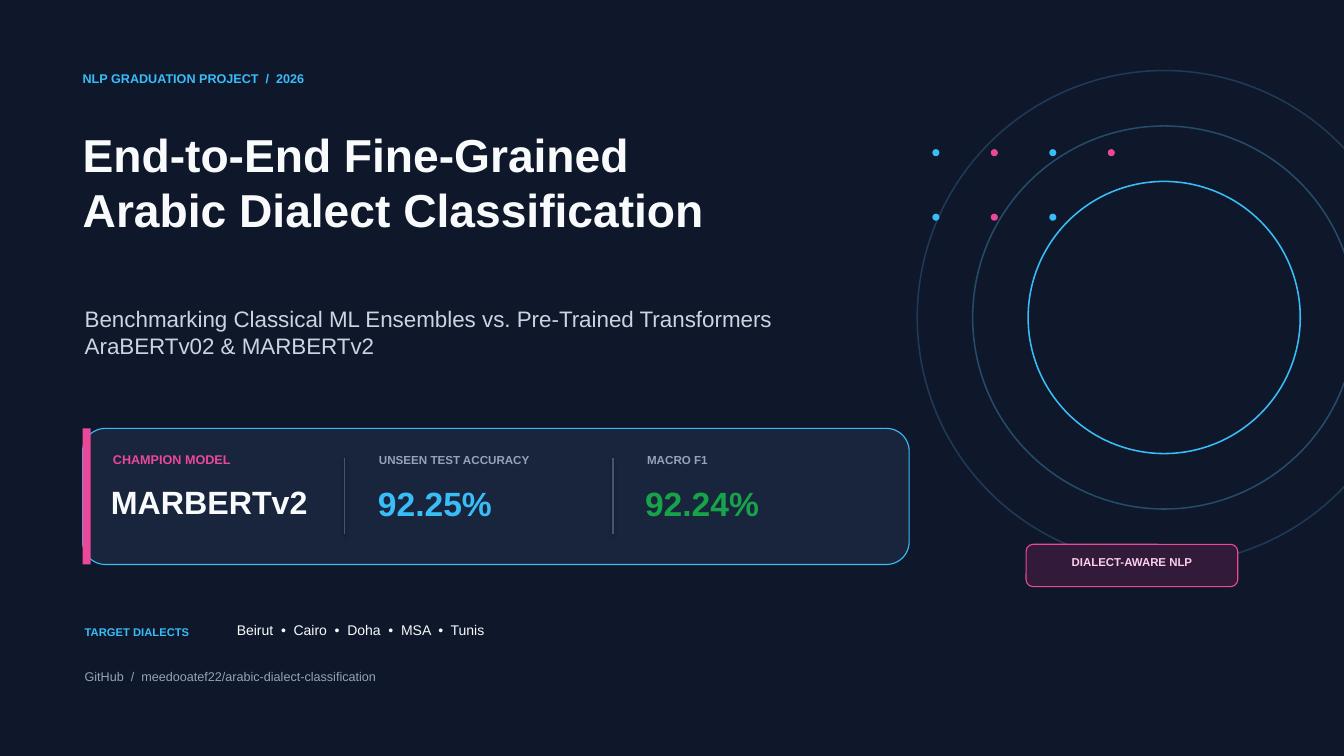
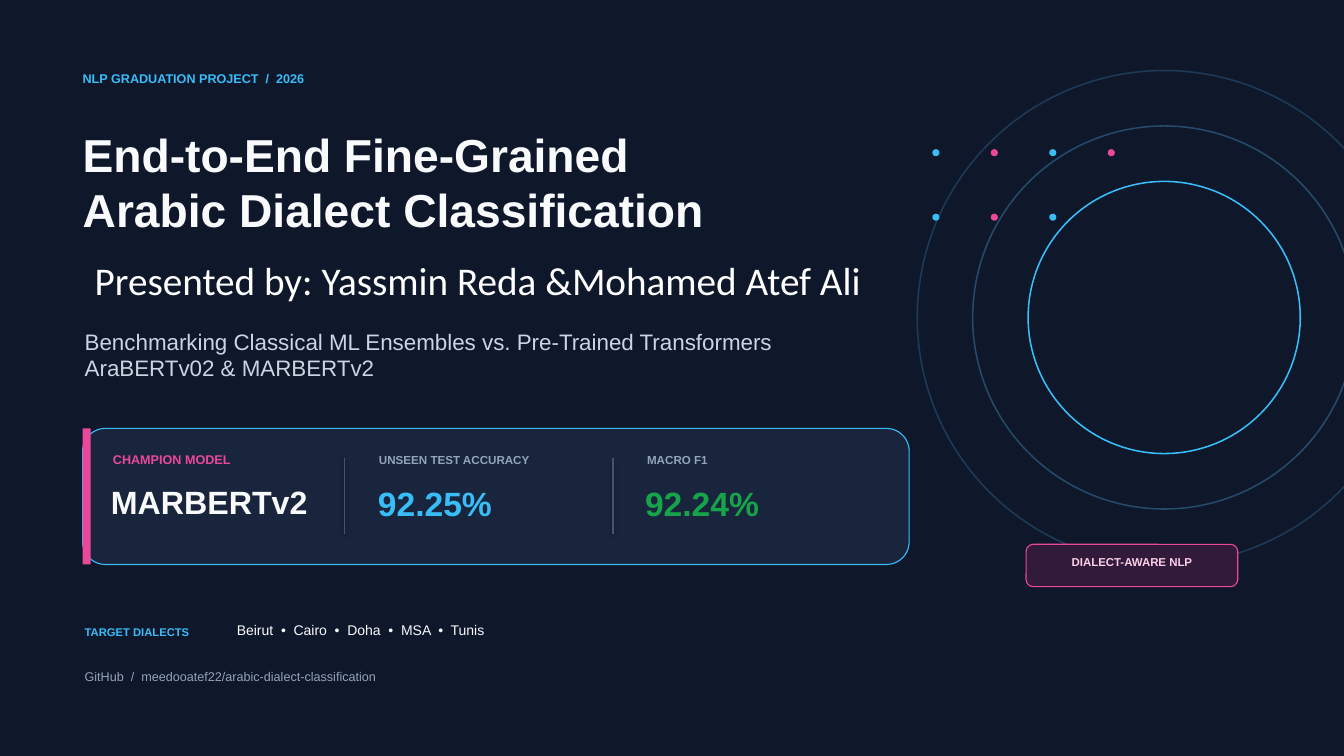
Before and after one commit to meedooatef22/arabic-dialect-classification, a slide deck: slide 1 of Arabic_Dialect_Classification_Presentation.pptx. Drawn at 1344x756 pixels with LibreOffice and Linux fonts; fonts in the diff are those of the drawing. Boxes give left, top, right and bottom in pixels: in the first picture for what was removed or moved away, otherwise in the second. Text is boxed around its words. In the diff, an @@ line names an element or a change of style, - is before the commit and + after.

```diff
--- a/Arabic_Dialect_Classification_Presentation.pptx
+++ b/Arabic_Dialect_Classification_Presentation.pptx
@@ text added at [95, 267, 861, 302], 28 pt, text #FFFFFF @@
+Presented by: Yassmin Reda &Mohamed Atef Ali
@@ text "Benchmarking Classical ML Ensembles vs. ...": place and size @@
-text "Benchmarking Classical ML Ensembles vs. ..." at [85, 310, 772, 354]
+text "Benchmarking Classical ML Ensembles vs. ..." at [85, 333, 772, 376]
```
Also in this commit, not shown: 11 other slides changed, 2 other files.
